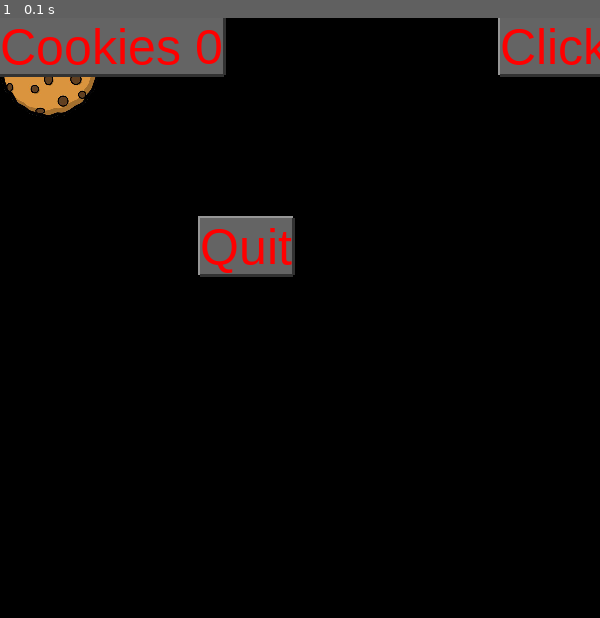
Above: before the commit, frame 1.
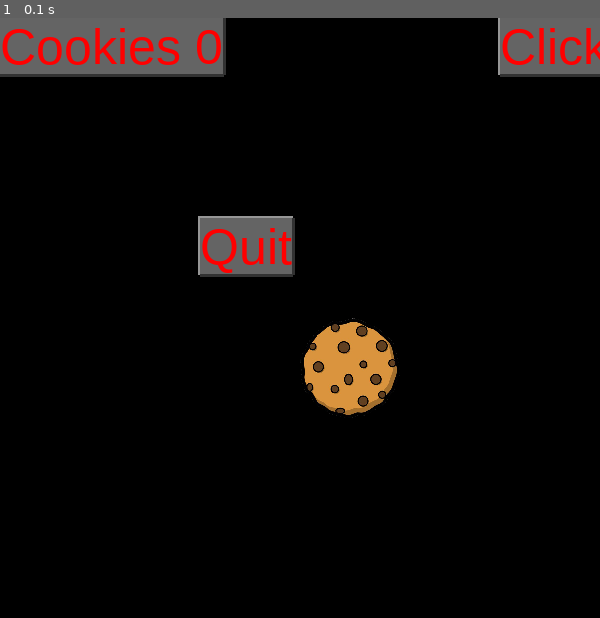
Above: after the commit, the same moment.

Repository: Fanfalla/Pygame-Spiel
Game: pygame game, started from CookieClicker.py
Same seed, same stepped clock (60 frames per second), same inputs: the game is played once before the commit and once after it.
Inputs:
- Up to frame 1 (0.1 s): no input

The runs differ from the first frame. In frame 1, 2.5% of the frame differs, in the area x 0-67%, y 9-67%.

Commit message:
Update CookieClicker.py

Diff:
--- a/CookieClicker.py
+++ b/CookieClicker.py
@@ -13,7 +13,7 @@
     #Cookie
     cookie = pygame.image.load("Cookie.jpg")
     cookie = pygame.transform.scale(cookie, (100,100))
-    screen.blit(cookie, (0, 0))
+    screen.blit(cookie, (300, 300))
 
     Cookies = 0
     #Button
